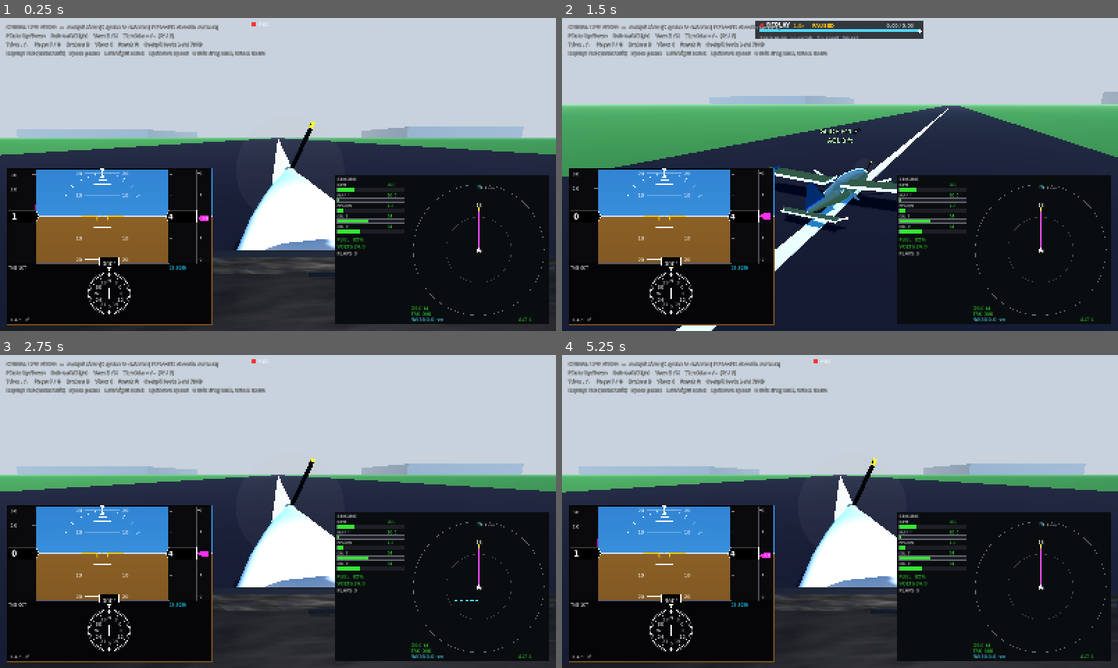
Above: before the commit, frames 1-4 (two rows, left to right).
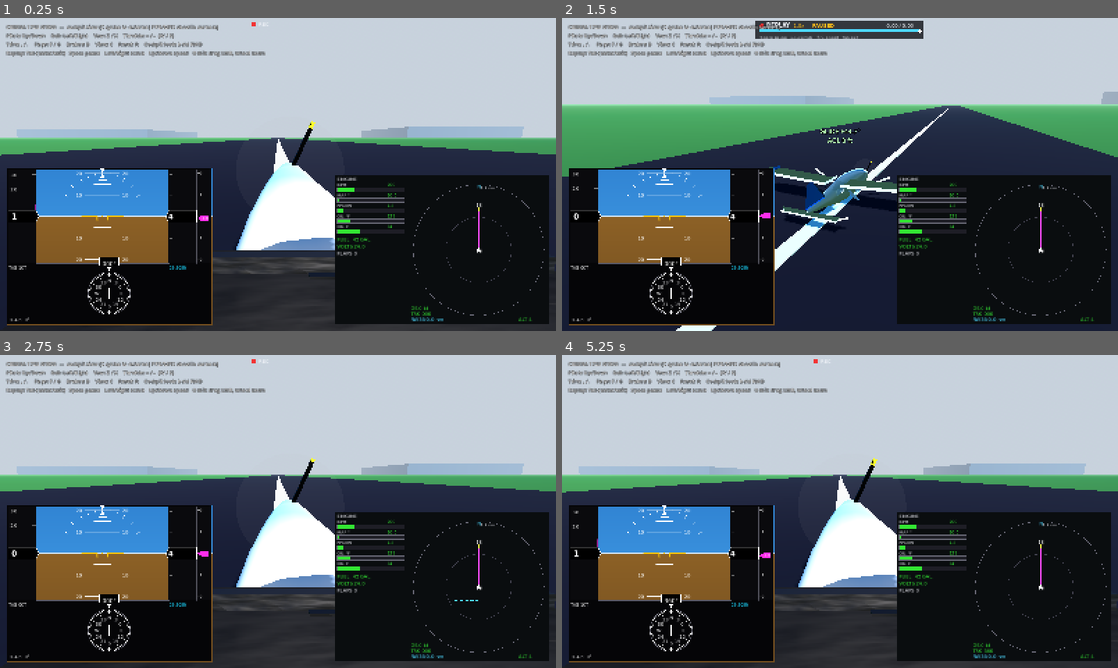
Above: after the commit, the same moments.

Repository: bigcubedata/test
Game: Godot game, scene res://src/Main.tscn
Same seed, same stepped clock (60 frames per second), same inputs: the game is played once before the commit and once after it.
Inputs (mouse positions are in pixels of both pictures, inside the frame that each line leads up to):
- Up to frame 1 (0.25 s): no input
- Up to frame 2 (1.5 s): move the mouse to (962, 158) at 0.52 s; hold Right (roll_right) 0.53-1.25 s; tap Tab (replay_toggle) at 0.6 s; click (962, 158) at 0.67 s; tap Enter at 1.25 s; drag from (728, 190) to (812, 237) at 1.27 s
- Up to frame 3 (2.75 s): tap R (reset_aircraft) at 2 s; move the mouse to (333, 442) at 2.02 s; hold Right (roll_right) from 2.03 s (still down); tap Tab (replay_toggle) at 2.1 s
- Up to frame 4 (5.25 s): release Right (roll_right) at 2.75 s; drag from (812, 574) to (673, 464) at 2.77 s; tap R (reset_aircraft) at 3.5, 4.25, 5 s; move the mouse to (1006, 558) at 3.52 s; hold Left (roll_left) 3.53-4.25 s; tap Tab (replay_toggle) at 3.6, 5.1 s; drag from (673, 464) to (756, 433) at 4.27 s; move the mouse to (867, 511) at 5.02 s; hold F (flaps_down) from 5.03 s (still down); click (867, 511) at 5.17 s

The runs differ from the first frame. In frame 1, 0.7% of the frame differs, in the area x 42-71%, y 46-75%; in frame 2, 0.1%; in frame 3, 0.7%; in frame 4, 0.7%.

Commit message:
Blunt cowl, full-flight replay, strut alignment, US instrument units
- Nose cowl: keep it full toward the front and round the cowl face so it's
  blunt (the spinner is the only point) instead of a sharp cone.
- Replay: record the whole flight, not just the last stretch. Sample at 30 Hz
  into flat packed arrays (position + quaternion + instrument floats) in a
  ~11-minute ring buffer, replacing the 2-minute, per-frame-dictionary buffer.
- Airframe: fix the lift strut floating below the wing — the wing sits at
  y=0.66 with dihedral, so the strut top now reaches the wing underside
  (~y=0.70) at mid-span, with the jury strut re-aligned to match.
- Instruments to US units: oil temperature in °F (was °C) on the MFD and engine
  strip, and MFD fuel shown in US gallons (53 usable) instead of percent.

Diff:
--- a/src/aircraft/Airframe.gd
+++ b/src/aircraft/Airframe.gd
@@ -100,13 +100,15 @@
 
 
 func _build_struts() -> void:
-	# Lift strut from lower fuselage to ~mid-wing underside, each side.
-	for sign in [1.0, -1.0]:
-		var top := Vector3(sign * 2.6, 0.62, -1.5)
-		var bot := Vector3(sign * 0.45, -0.18, -1.35)
+	# Lift strut from the lower fuselage to the wing underside at mid-span. The
+	# wing sits at y=0.66 with dihedral, so its underside at span ~2.5 is near
+	# y=0.70 — the strut top must reach there or it visibly floats below the wing.
+	for sign in [1.0, -1.0]:
+		var top := Vector3(sign * 2.5, 0.70, -1.55)
+		var bot := Vector3(sign * 0.42, -0.38, -1.42)
 		_strut(top, bot, 0.05)
-		# Small jury strut.
-		_strut(Vector3(sign * 2.6, 0.62, -1.5), Vector3(sign * 2.2, 0.2, -1.65), 0.03)
+		# Small jury strut bracing the main strut to the wing near the attach.
+		_strut(Vector3(sign * 2.12, 0.44, -1.5), Vector3(sign * 2.45, 0.69, -1.62), 0.03)
 
 
 func _strut(a: Vector3, b: Vector3, thick: float) -> void:
--- a/src/aircraft/Cockpit.gd
+++ b/src/aircraft/Cockpit.gd
@@ -104,15 +104,16 @@
 	cowl.cull_mode = BaseMaterial3D.CULL_DISABLED  # solid from the inside eye point
 	var cx := 0.22  # aircraft centreline in cockpit-local X
 
-	# stations: z (fwd -Z), half-width, half-height, centre-y. The top deck
-	# (cy + h) descends smoothly toward the spinner so it reads as one surface.
+	# stations: z (fwd -Z), half-width, half-height, centre-y. Kept full toward
+	# the front so the nose is blunt (not a sharp cone); the spinner provides the
+	# actual point. The top deck (cy + h) descends smoothly toward the spinner.
 	var st := [
-		[-1.00, 0.52, 0.30, -0.50],
-		[-1.80, 0.50, 0.30, -0.52],
-		[-2.60, 0.44, 0.28, -0.55],
-		[-3.20, 0.34, 0.24, -0.52],
-		[-3.60, 0.20, 0.16, -0.44],
-		[-3.85, 0.09, 0.09, -0.33],  # meets the spinner
+		[-1.00, 0.52, 0.31, -0.50],
+		[-1.85, 0.52, 0.31, -0.52],
+		[-2.60, 0.49, 0.29, -0.53],
+		[-3.20, 0.44, 0.27, -0.52],
+		[-3.65, 0.36, 0.24, -0.46],
+		[-3.95, 0.22, 0.19, -0.36],  # blunt cowl face; spinner sits in front
 	]
 	var rings: Array = []
 	for s in st:
@@ -141,12 +142,14 @@
 			var j := (i + 1) % NOSE_SEG
 			stt.add_vertex(ra[i]); stt.add_vertex(ra[j]); stt.add_vertex(rb[j])
 			stt.add_vertex(ra[i]); stt.add_vertex(rb[j]); stt.add_vertex(rb[i])
-	# Front cap (spinner end) to its centre.
+	# Front cap (spinner end), bulged slightly forward so the face is rounded
+	# rather than a flat disc.
 	var last: PackedVector3Array = rings[rings.size() - 1]
 	var ctr := Vector3.ZERO
 	for p in last:
 		ctr += p
 	ctr /= last.size()
+	ctr.z -= 0.08
 	for i in range(NOSE_SEG):
 		var j := (i + 1) % NOSE_SEG
 		stt.add_vertex(last[i]); stt.add_vertex(ctr); stt.add_vertex(last[j])
--- a/src/systems/Replay.gd
+++ b/src/systems/Replay.gd
@@ -1,28 +1,29 @@
 extends Node
 ## Flight recorder + instant-replay system (autoload singleton).
 ##
-## While flying (LIVE), every physics frame the aircraft's world transform and
-## a snapshot of the instrument state (FlightData) are pushed into a fixed-size
-## ring buffer — roughly the last two minutes of flight. Pressing Tab enters
-## REPLAY: the aircraft is frozen and its transform + instruments are driven
-## from the recorded samples, so the PFD/MFD show exactly what they showed at
-## the time. The chase camera tracks the played-back aircraft. Pressing Tab
-## again leaves replay and resumes live flight from where it was paused.
+## While flying (LIVE) the aircraft's world transform and a snapshot of the
+## instrument state are sampled at 30 Hz into a fixed ring buffer that holds
+## about eleven minutes of flight — enough for a full local pattern/flight, so
+## a replay covers the whole trip rather than just the last stretch. Pressing
+## Tab enters REPLAY: the aircraft is frozen and driven from the samples, so the
+## PFD/MFD replay faithfully. Samples are stored in flat packed arrays (not
+## per-frame dictionaries) to keep the long buffer cheap.
 ##
 ## Controls (REPLAY mode):
 ##   Tab          enter / leave replay
 ##   Space        play / pause
 ##   Left/Right   scrub backward / forward (hold)
-##   Up/Down      slower / faster playback (steps through 0.25x .. 4x)
+##   Up/Down      slower / faster playback
 
 enum Mode { LIVE, REPLAY }
 var mode: int = Mode.LIVE
 
-# Ring buffer. 120 Hz physics * 120 s = 14400 samples (~2 minutes of history).
-const CAPACITY := 14400
 const PHYS_HZ := 120.0
-
-# Instrument fields mirrored each frame so playback reproduces the displays.
+const STRIDE := 4                 # sample every 4th physics frame -> 30 Hz
+const SAMPLE_HZ := PHYS_HZ / STRIDE
+const CAPACITY := 20000           # ~11 minutes at 30 Hz
+
+# Instrument fields mirrored each sample so playback reproduces the displays.
 const FIELDS := [
 	"indicated_airspeed_kt", "true_airspeed_kt", "ground_speed_kt",
 	"altitude_ft", "altitude_agl_ft", "vertical_speed_fpm",
@@ -32,13 +33,19 @@
 	"throttle_pct", "flaps_deg", "flaps_setting", "on_ground",
 	"stall_warning", "pos_x", "pos_z", "fuel_pct", "volts",
 ]
+# Fields that must be restored as bool / int rather than float.
+const BOOL_FIELDS := ["on_ground", "stall_warning"]
+const INT_FIELDS := ["flaps_setting"]
 
 const SPEEDS := [0.25, 0.5, 1.0, 2.0, 4.0]
 
-var _xforms: Array[Transform3D] = []
-var _snaps: Array = []
-var _head: int = 0       # next write slot
-var _count: int = 0      # number of valid samples
+var _nf := 0
+var _origin: PackedVector3Array = PackedVector3Array()
+var _quat: PackedFloat32Array = PackedFloat32Array()
+var _data: PackedFloat32Array = PackedFloat32Array()
+var _head: int = 0        # next write slot
+var _count: int = 0       # valid samples
+var _phase: int = 0       # physics-frame counter for the stride
 
 var aircraft: RigidBody3D
 
@@ -46,7 +53,6 @@
 var paused: bool = false
 var _speed_idx: int = 2        # index into SPEEDS (1.0x)
 
-# Saved live state so we can resume flight exactly where replay was entered.
 var _resume_xform: Transform3D
 var _resume_linvel: Vector3
 var _resume_angvel: Vector3
@@ -57,23 +63,38 @@
 
 
 func _ready() -> void:
-	_xforms.resize(CAPACITY)
-	_snaps.resize(CAPACITY)
-
-
-# Called by the aircraft every physics frame while flying.
-func capture(xform: Transform3D) -> void:
-	if mode != Mode.LIVE:
-		return
-	_xforms[_head] = xform
-	_snaps[_head] = _snapshot()
-	_head = (_head + 1) % CAPACITY
-	_count = mini(_count + 1, CAPACITY)
+	_nf = FIELDS.size()
+	_origin.resize(CAPACITY)
+	_quat.resize(CAPACITY * 4)
+	_data.resize(CAPACITY * _nf)
 
 
 func clear() -> void:
 	_head = 0
 	_count = 0
+	_phase = 0
+
+
+# Called by the aircraft every physics frame while flying; strides to 30 Hz.
+func capture(xform: Transform3D) -> void:
+	if mode != Mode.LIVE:
+		return
+	_phase += 1
+	if _phase < STRIDE:
+		return
+	_phase = 0
+	var i := _head
+	_origin[i] = xform.origin
+	var q := xform.basis.get_rotation_quaternion()
+	_quat[i * 4 + 0] = q.x
+	_quat[i * 4 + 1] = q.y
+	_quat[i * 4 + 2] = q.z
+	_quat[i * 4 + 3] = q.w
+	var base := i * _nf
+	for k in range(_nf):
+		_data[base + k] = float(FlightData.get(FIELDS[k]))
+	_head = (_head + 1) % CAPACITY
+	_count = mini(_count + 1, CAPACITY)
 
 
 func is_replaying() -> bool:
@@ -84,7 +105,6 @@
 	return SPEEDS[_speed_idx]
 
 
-# Position within the replay, 0..1, and elapsed/total seconds.
 func progress() -> float:
 	if _count <= 1:
 		return 0.0
@@ -92,11 +112,11 @@
 
 
 func elapsed_sec() -> float:
-	return _play_pos / PHYS_HZ
+	return _play_pos / SAMPLE_HZ
 
 
 func total_sec() -> float:
-	return maxf(0.0, (_count - 1)) / PHYS_HZ
+	return maxf(0.0, (_count - 1)) / SAMPLE_HZ
 
 
 func _process(_delta: float) -> void:
@@ -118,17 +138,16 @@
 func _physics_process(_delta: float) -> void:
 	if mode != Mode.REPLAY or _count == 0:
 		return
-
-	# Scrub with the roll keys; otherwise advance unless paused.
+	# Advance in sample units: SAMPLE_HZ/PHYS_HZ samples per physics tick = 1x.
+	var step := SAMPLE_HZ / PHYS_HZ
 	var scrub := Input.get_axis("roll_left", "roll_right")
 	if absf(scrub) > 0.01:
-		_play_pos = clampf(_play_pos + scrub * 6.0, 0.0, float(_count - 1))
+		_play_pos = clampf(_play_pos + scrub * 2.0, 0.0, float(_count - 1))
 	elif not paused:
-		_play_pos += playback_speed()
+		_play_pos += playback_speed() * step
 		if _play_pos >= float(_count - 1):
 			_play_pos = float(_count - 1)
 			paused = true     # hold on the last frame
-
 	_apply_sample(_play_pos)
 
 
@@ -138,7 +157,6 @@
 	mode = Mode.REPLAY
 	paused = false
 	_play_pos = 0.0
-	# Remember the live state so we can hand control back later.
 	_resume_xform = aircraft.global_transform
 	_resume_linvel = aircraft.linear_velocity
 	_resume_angvel = aircraft.angular_velocity
@@ -162,33 +180,30 @@
 	var f := pos - float(i)
 	var xa := _read_xform(i)
 	var xb := _read_xform(j)
-	# Interpolate position and rotation for smooth slow-motion / scrubbing.
 	var origin := xa.origin.lerp(xb.origin, f)
-	var qa := xa.basis.get_rotation_quaternion()
-	var qb := xb.basis.get_rotation_quaternion()
-	var rot := qa.slerp(qb, f)
+	var rot := xa.basis.get_rotation_quaternion().slerp(xb.basis.get_rotation_quaternion(), f)
 	aircraft.global_transform = Transform3D(Basis(rot), origin)
-	_restore(_read_snap(i))
+	_restore(i)
+
+
+func _slot(i: int) -> int:
+	return (_head - _count + i + CAPACITY) % CAPACITY
 
 
 func _read_xform(i: int) -> Transform3D:
-	var idx := (_head - _count + i + CAPACITY) % CAPACITY
-	return _xforms[idx]
-
-
-func _read_snap(i: int) -> Dictionary:
-	var idx := (_head - _count + i + CAPACITY) % CAPACITY
-	return _snaps[idx]
-
-
-func _snapshot() -> Dictionary:
-	var d := {}
-	for field in FIELDS:
-		d[field] = FlightData.get(field)
-	return d
-
-
-func _restore(d: Dictionary) -> void:
-	for field in FIELDS:
-		if d.has(field):
-			FlightData.set(field, d[field])
+	var idx := _slot(i)
+	var q := Quaternion(_quat[idx * 4], _quat[idx * 4 + 1], _quat[idx * 4 + 2], _quat[idx * 4 + 3])
+	return Transform3D(Basis(q), _origin[idx])
+
+
+func _restore(i: int) -> void:
+	var base := _slot(i) * _nf
+	for k in range(_nf):
+		var field: String = FIELDS[k]
+		var v := _data[base + k]
+		if field in BOOL_FIELDS:
+			FlightData.set(field, v > 0.5)
+		elif field in INT_FIELDS:
+			FlightData.set(field, int(round(v)))
+		else:
+			FlightData.set(field, v)
--- a/src/ui/EngineStrip.gd
+++ b/src/ui/EngineStrip.gd
@@ -43,7 +43,7 @@
 	var y := 56
 	_row("MAP", "%.1f inHg" % FlightData.manifold_pressure_inhg, y); y += 20
 	_row("FFLOW", "%.1f gph" % FlightData.fuel_flow_gph, y); y += 20
-	_row("OIL T", "%d C" % roundi(FlightData.oil_temp_c), y); y += 20
+	_row("OIL T", "%d F" % roundi(FlightData.oil_temp_c * 1.8 + 32.0), y); y += 20
 	_row("THR", "%d %%" % roundi(FlightData.throttle_pct), y); y += 20
 
 
--- a/src/ui/MFD.gd
+++ b/src/ui/MFD.gd
@@ -58,12 +58,12 @@
 	y = _bar(x0, y, w, "RPM", FlightData.engine_rpm, 0, 2700, 2700, "%d")
 	y = _bar(x0, y, w, "MAP \"", FlightData.manifold_pressure_inhg, 10, 30, 99, "%.1f")
 	y = _bar(x0, y, w, "FFLOW", FlightData.fuel_flow_gph, 0, 20, 99, "%.1f")
-	y = _bar(x0, y, w, "OIL T", FlightData.oil_temp_c, 0, 120, 116, "%d")
+	y = _bar(x0, y, w, "OIL °F", FlightData.oil_temp_c * 1.8 + 32.0, 100, 250, 245, "%d")
 	y = _bar(x0, y, w, "OIL P", lerpf(25, 60, clampf(FlightData.engine_rpm / 2700.0, 0, 1)), 0, 100, 100, "%d")
 	y += 8
 
-	# Fuel + volts.
-	_t(Vector2(x0, y), "FUEL  %d%%" % roundi(FlightData.fuel_pct * 100.0), 14, C_GREEN)
+	# Fuel (US gallons; C172S holds 53 usable) + volts.
+	_t(Vector2(x0, y), "FUEL  %d GAL" % roundi(FlightData.fuel_pct * 53.0), 14, C_GREEN)
 	y += 20
 	_t(Vector2(x0, y), "VOLTS %.1f" % FlightData.volts, 14, C_GREEN)
 	y += 20
